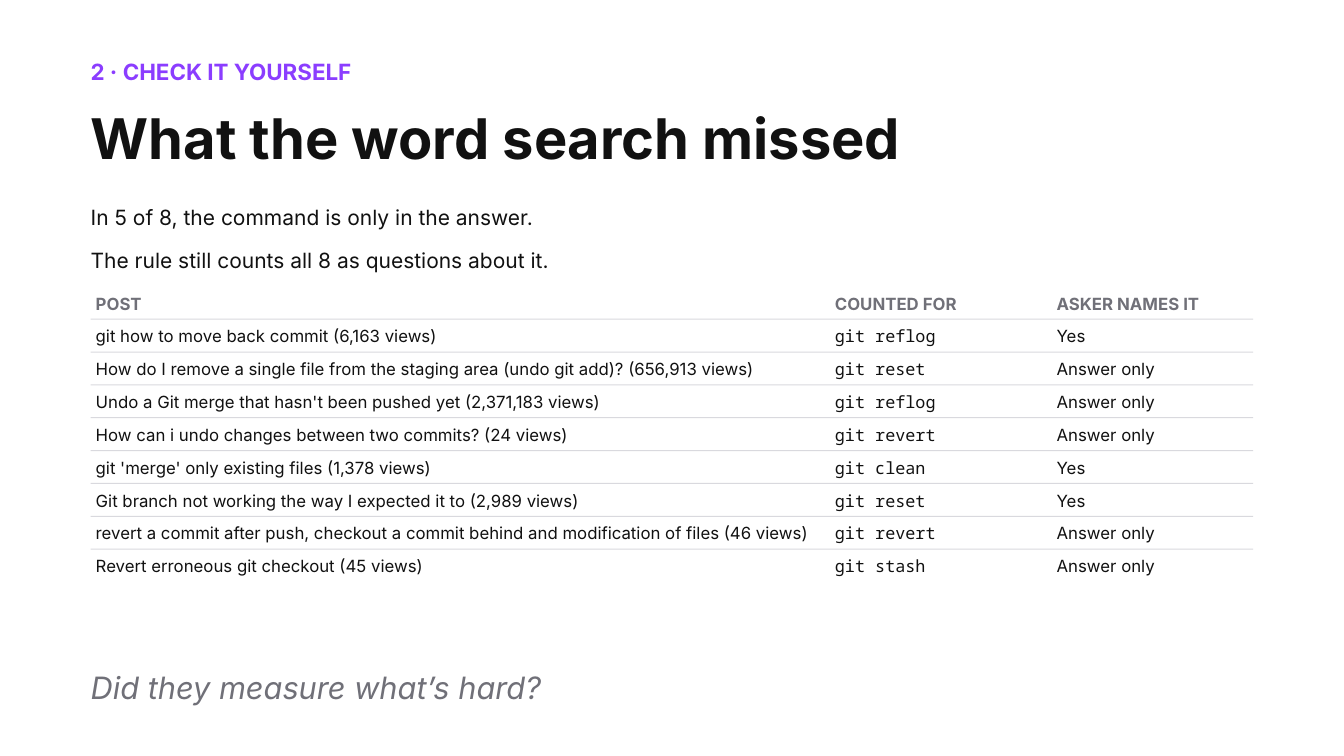
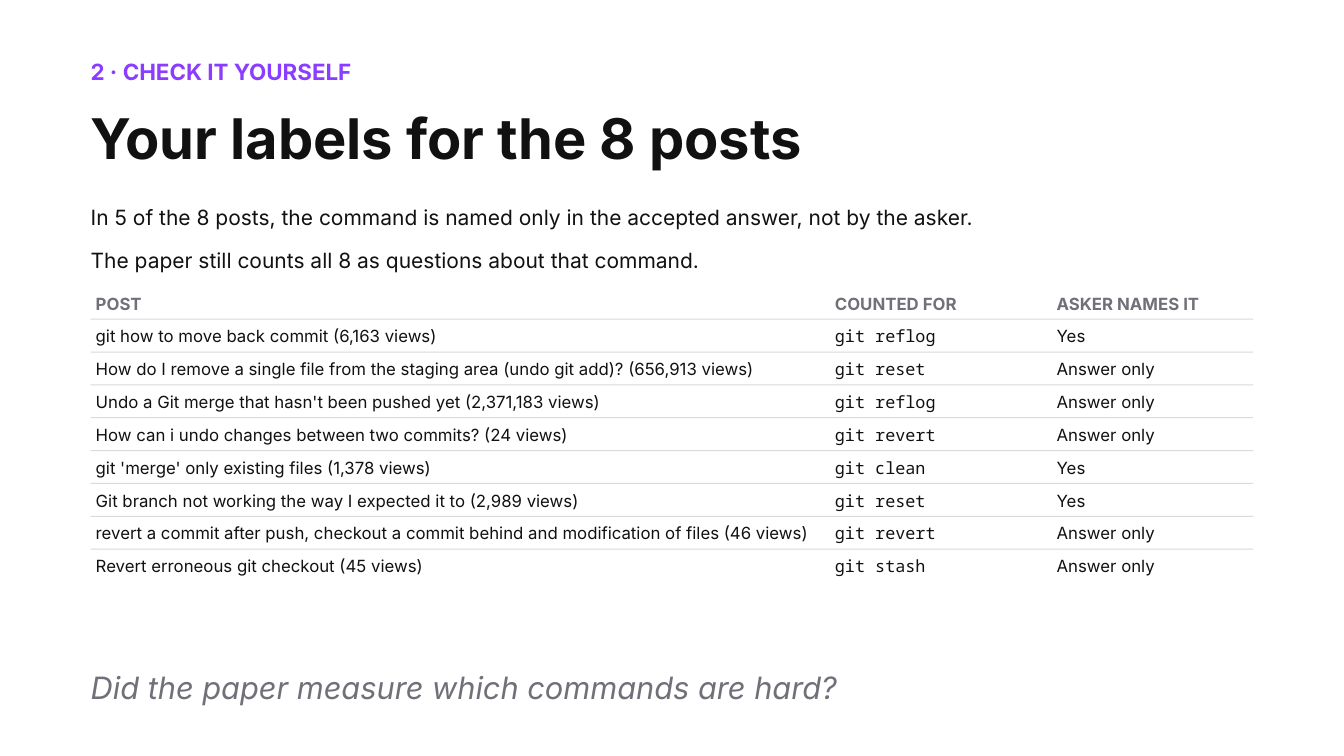
Before and after one commit to shubham3-ucb/cs294-pl, a slide deck: slide 8 of slides/thursday_app.pptx (slide 12 before the commit). Drawn at 1344x756 pixels with LibreOffice and Linux fonts; fonts in the diff are those of the drawing. Boxes give left, top, right and bottom in pixels: in the first picture for what was removed or moved away, otherwise in the second. Text is boxed around its words. In the diff, an @@ line names an element or a change of style, - is before the commit and + after.

```diff
--- a/slides/thursday_app.pptx
+++ b/slides/thursday_app.pptx
@@ text at bbox=[91, 116, 801, 171]: text changed @@
-What the word search missed
+Your labels for the 8 posts
@@ text at bbox=[91, 209, 973, 273]: text changed @@
-In 5 of 8, the command is only in the answer.
-The rule still counts all 8 as questions about it.
+In 5 of the 8 posts, the command is named only in the accepted answer, not by the asker.
+The paper still counts all 8 as questions about that command.
@@ text at bbox=[91, 676, 837, 705]: text changed @@
-Did they measure what’s hard?
+Did the paper measure which commands are hard?
```
Also in this commit, not shown: 17 other slides changed, 1 slide added, 5 slides removed, 30 other files.
